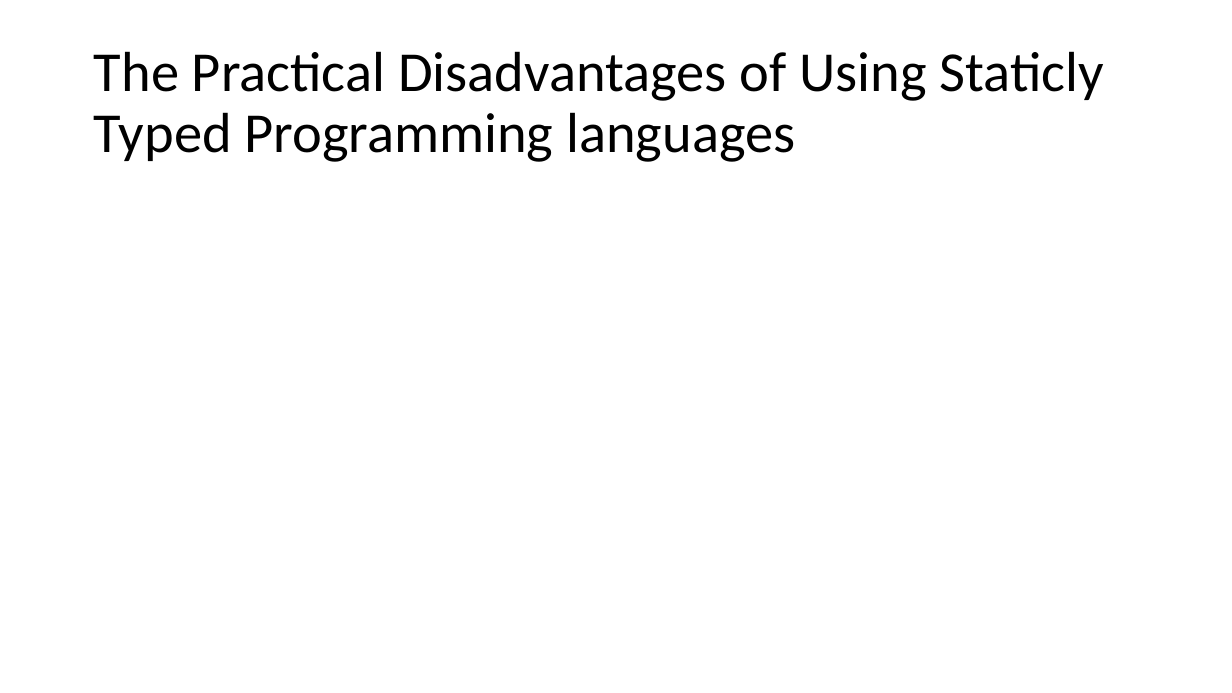
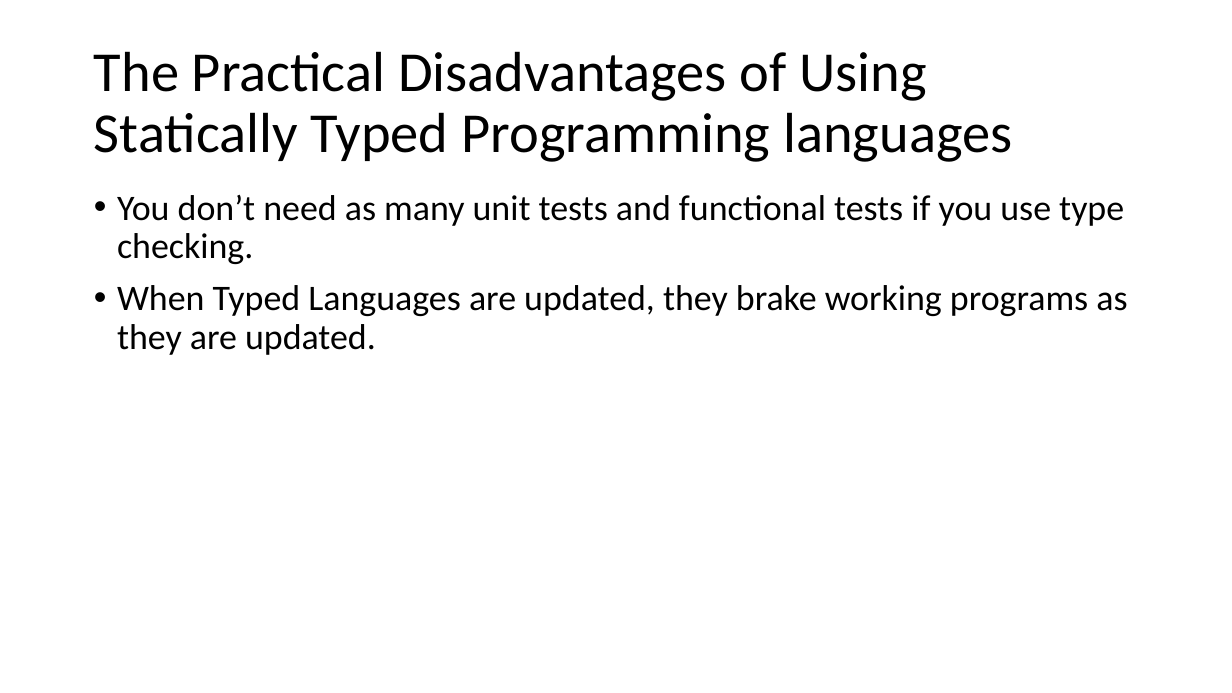
Before and after one commit to seanwestfall/algorithm_w_presentation, a slide deck: slide 6 of Presentation1.pptx (slide 16 before the commit). Drawn at 1232x693 pixels with LibreOffice and Linux fonts; fonts in the diff are those of the drawing. Boxes give left, top, right and bottom in pixels: in the first picture for what was removed or moved away, otherwise in the second. Text is boxed around its words. In the diff, an @@ line names an element or a change of style, - is before the commit and + after.

```diff
--- a/Presentation1.pptx
+++ b/Presentation1.pptx
@@ title at (x1=94, y1=51, x2=1012, y2=162): text changed @@
-The Practical Disadvantages of Using Staticly Typed Programming languages
+The Practical Disadvantages of Using Statically Typed Programming languages
@@ text added at (x1=117, y1=194, x2=1127, y2=355), 28 pt, text #000000 @@
+• You don’t need as many unit tests and functional tests if you use type checking.
+• When Typed Languages are updated, they brake working programs as they are updated.
```
Also in this commit, not shown: 1 other slide changed, 1 slide added.
